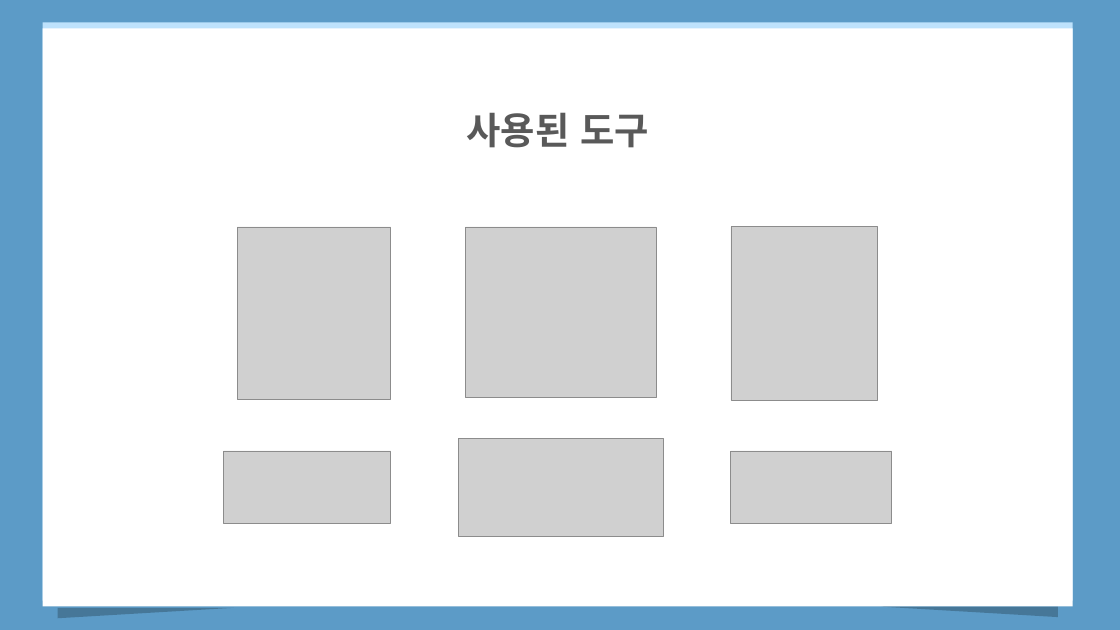
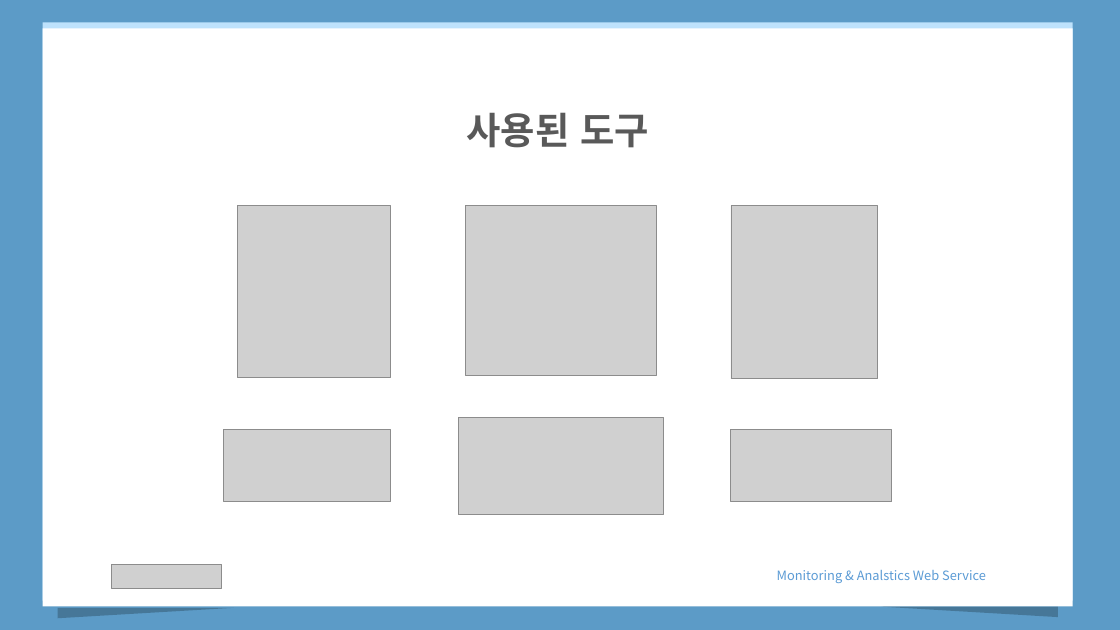
Before and after one commit to haomaru88/first_web, a slide deck: slide 4 of MonitoringWeb.pptx. Drawn at 1120x630 pixels with LibreOffice and Linux fonts; fonts in the diff are those of the drawing; grey boxes stand for pictures. Boxes give left, top, right and bottom in pixels: in the first picture for what was removed or moved away, otherwise in the second. Text is boxed around its words. In the diff, an @@ line names an element or a change of style, - is before the commit and + after.

```diff
--- a/MonitoringWeb.pptx
+++ b/MonitoringWeb.pptx
@@ 6 pictures: place and size @@
-6 pictures at bbox=[223, 227, 892, 536]
+6 pictures at bbox=[223, 206, 892, 515]
@@ picture added at bbox=[111, 565, 222, 589] @@
@@ text added at bbox=[777, 570, 986, 583], 11 pt, text #5B9BD5 @@
+Monitoring & Analstics Web Service
```
Also in this commit, not shown: 2 other slides changed, 1 slide added, 1 slide removed.
